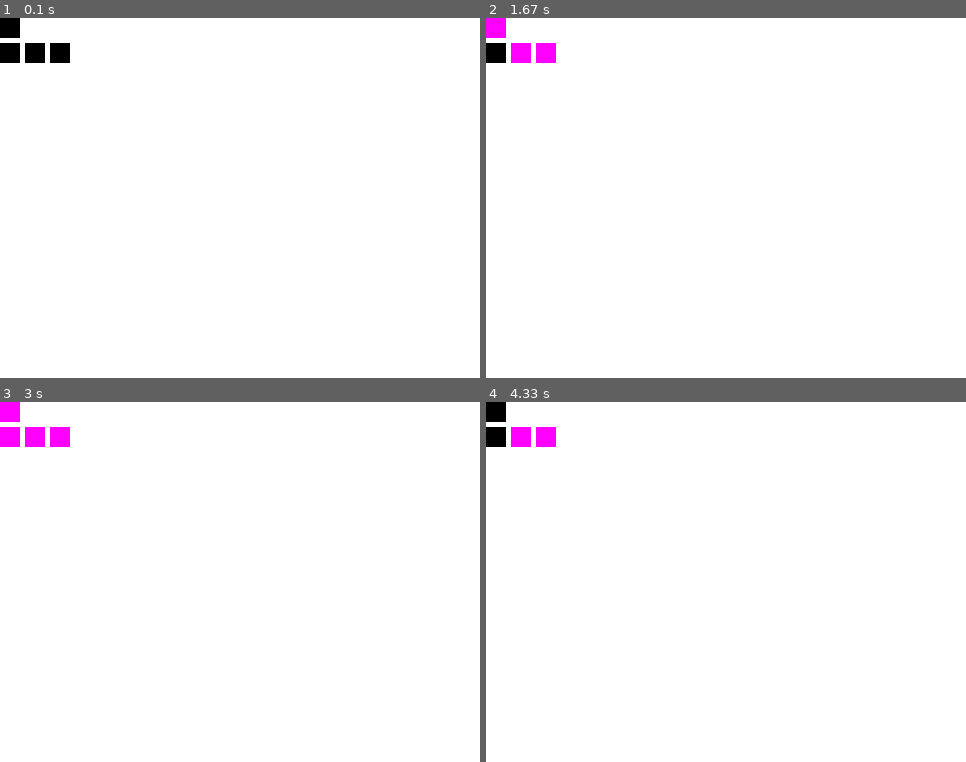
Above: before the commit, frames 1-4 (two rows, left to right).
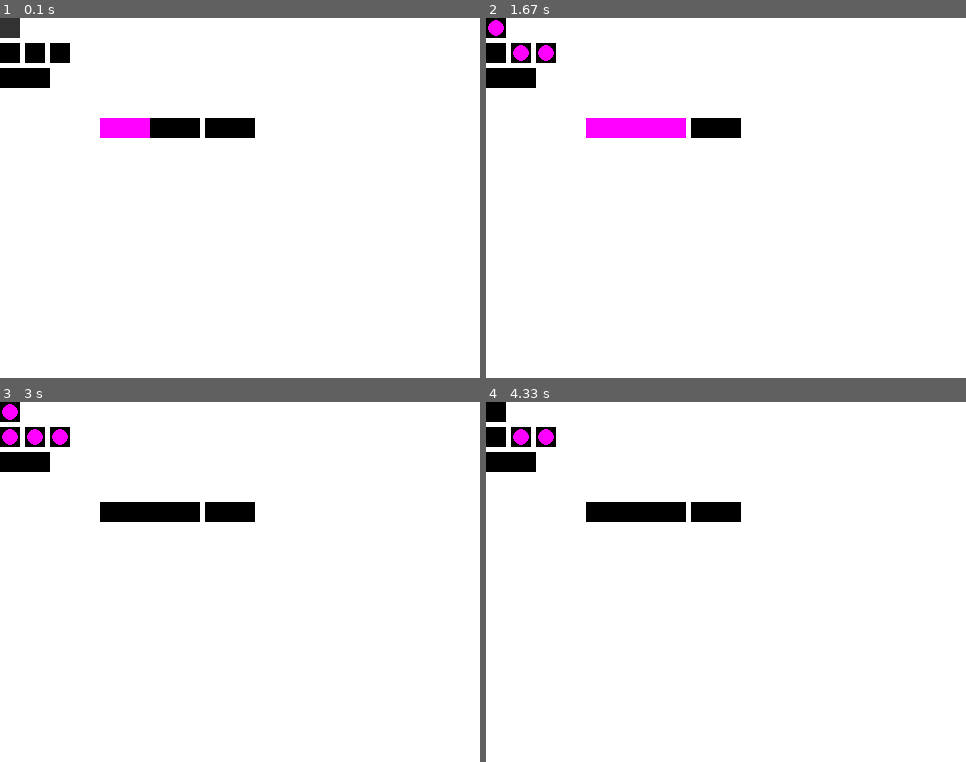
Above: after the commit, the same moments.

Repository: SebZanardo/pygame-immediate-mode-ui
Game: pygame game, started from main.py
Same seed, same stepped clock (60 frames per second), same inputs: the game is played once before the commit and once after it.
Inputs (mouse positions are in pixels of both pictures, inside the frame that each line leads up to):
- Up to frame 1 (0.1 s): no input
- Up to frame 2 (1.67 s): press the mouse at (634, 129) at 0.37 s; move the mouse to (735, 108) at 0.47 s; release the mouse at (831, 86) at 0.6 s; press the mouse at (495, 28) at 0.7 s; move the mouse to (529, 50) at 0.8 s; release the mouse at (567, 68) at 0.93 s; press the mouse at (519, 54) at 1.03 s; move the mouse to (702, 68) at 1.13 s; release the mouse at (884, 82) at 1.27 s; press the mouse at (716, 129) at 1.37 s; move the mouse to (668, 219) at 1.47 s; release the mouse at (620, 309) at 1.6 s
- Up to frame 3 (3 s): press the mouse at (33, 438) at 1.7 s; move the mouse to (220, 542) at 1.8 s; release the mouse at (408, 650) at 1.93 s; press the mouse at (9, 438) at 2.03 s; move the mouse to (148, 456) at 2.13 s; release the mouse at (292, 477) at 2.27 s; press the mouse at (148, 513) at 2.37 s; move the mouse to (120, 614) at 2.47 s; release the mouse at (96, 715) at 2.6 s; press the mouse at (33, 438) at 2.7 s; move the mouse to (129, 571) at 2.8 s; release the mouse at (220, 708) at 2.93 s
- Up to frame 4 (4.33 s): press the mouse at (495, 438) at 3.03 s; move the mouse to (606, 452) at 3.13 s; release the mouse at (721, 466) at 3.27 s; press the mouse at (543, 438) at 3.37 s; move the mouse to (639, 567) at 3.47 s; release the mouse at (730, 697) at 3.6 s; press the mouse at (543, 438) at 3.7 s; move the mouse to (591, 445) at 3.8 s; release the mouse at (634, 456) at 3.93 s; press the mouse at (495, 412) at 4.03 s; move the mouse to (586, 470) at 4.13 s; release the mouse at (673, 531) at 4.27 s

The runs differ from the first frame. In frame 1, 2.5% of the frame differs, in the area x 0-54%, y 0-34%; in frame 2, 2.7%; in frame 3, 2.8%; in frame 4, 2.6%.

Commit message:
Basic rendering and functions

Diff:
--- /dev/null
+++ b/constants.py
@@ -0,0 +1,3 @@
+WIDTH = 480
+HEIGHT = 360
+FPS = 60
--- a/globals.py
+++ b/globals.py
@@ -1,5 +1,12 @@
-window = None
-ui_context = None
-ui_style = None
-mouse_pos = None
-mouse_clicked = None
+import pygame
+import constants as c
+
+
+pygame.init()
+
+window: pygame.window.Window = pygame.display.set_mode((c.WIDTH, c.HEIGHT))
+clock: pygame.time.Clock = pygame.time.Clock()
+
+mouse_pos: pygame.Vector2 = pygame.Vector2(-1, -1)
+mouse_clicked: bool = False
+mouse_held: bool = False
--- a/main.py
+++ b/main.py
@@ -2,31 +2,21 @@
 
 import ui
 import globals as g
-
-
-WIDTH = 480
-HEIGHT = 360
-FPS = 60
+import constants as c
 
 
 def main() -> None:
-    pygame.init()
-
-    g.window = pygame.display.set_mode((WIDTH, HEIGHT))
-    clock = pygame.time.Clock()
     pygame.display.set_caption("immediate-mode-ui")
-
-    g.ui_style = ui.StyleUI()
-    g.ui_context = ui.ContextUI()
 
     toggle1 = [False]
     toggle2 = [False]
     toggle3 = [False]
+    slider = [50]
 
     running = True
 
     while running:
-        clock.tick(FPS)
+        g.clock.tick(c.FPS)
 
         g.mouse_pos = pygame.mouse.get_pos()
         g.mouse_clicked = False
@@ -37,6 +27,9 @@
                 running = False
             if event.type == pygame.MOUSEBUTTONDOWN and event.button == 1:
                 g.mouse_clicked = True
+                g.mouse_held = True
+            if event.type == pygame.MOUSEBUTTONUP and event.button == 1:
+                g.mouse_held = False
 
         g.window.fill((255, 255, 255))
 
@@ -47,6 +40,12 @@
         ui.im_checkbox("checkbox", toggle3)
         ui.im_same_line()
         ui.im_checkbox("checkbox", toggle3)
+        ui.im_button("hello world!")
+        ui.im_set_next_position(100, 100)
+        ui.im_slider("sliiiideerr", slider, 0, 100)
+        ui.im_same_line()
+        ui.im_same_line()
+        ui.im_button("hello world!")
 
         pygame.display.flip()
 
--- a/ui.py
+++ b/ui.py
@@ -18,10 +18,10 @@
     padding_x: int = 5
     padding_y: int = 5
 
-    background_colour = (0, 0, 0)
-    hovered_colour = (50, 50, 50)
-    clicked_colour = (200, 200, 200)
-    text_colour = (255, 0, 255)
+    background_colour: Colour = (0, 0, 0)
+    hovered_colour: Colour = (50, 50, 50)
+    clicked_colour: Colour = (200, 200, 200)
+    text_colour: Colour = (255, 0, 255)
 
 
 @dataclass(slots=True)
@@ -30,33 +30,36 @@
     ry: int = 0
 
     # To track selected element for keyboard input and sliders
-    id: int = 0
+    current_id: int = 0
 
     # Where to render next element
     x: int = 0
     y: int = 0
 
     # Stored incase you want the next element to sit next to the current one
+    tracked_id: int = -1
     last_x: int = 0
     last_y: int = 0
 
     def bbox(self, width: int, height: int) -> Bbox:
         rect = (
-                g.ui_context.x,
-                g.ui_context.y,
+                self.x,
+                self.y,
                 width,
                 height
             )
 
-        g.ui_context.last_x = g.ui_context.x + width + g.ui_style.padding_x
-        g.ui_context.last_y = g.ui_context.y
-
-        g.ui_context.x = g.ui_context.rx
-        g.ui_context.y += height + g.ui_style.padding_y
+        self.last_x = self.x + width + style.padding_x
+        self.last_y = self.y
+
+        self.x = self.rx
+        self.y += height + style.padding_y
+
+        self.current_id += 1
 
         return rect
 
-    def interact(self, bbox: Bbox) -> tuple[bool, bool, bool]:
+    def interact(self, bbox: bbox) -> tuple[bool, bool, bool]:
         mx, my = g.mouse_pos
         x, y, w, h = bbox
 
@@ -64,63 +67,149 @@
         clicked = False
         held = False
 
-        if mx >= x and my >= y and mx <= x + w and my <= y + h:
+        if self.tracked_id == self.current_id:
+            if g.mouse_held:
+                held = True
+            else:
+                held = False
+                self.tracked_id = -1
+
+        elif mx >= x and my >= y and mx <= x + w and my <= y + h:
             hovered = True
-            if g.mouse_clicked:
+            if g.mouse_clicked and self.tracked_id == -1:
                 clicked = True
+                self.tracked_id = self.current_id
 
         return hovered, clicked, held
 
 
+# GLOBALS #####################################################################
+style = StyleUI()
+context = ContextUI()
+###############################################################################
+
+
 def im_button(label: str) -> bool:
-    rect = g.ui_context.bbox(*g.ui_style.button_dim)
-    hovered, clicked, held = (False, False, False)
+    bbox = context.bbox(*style.button_dim)
+    hovered, clicked, held = context.interact(bbox)
+    pygame.draw.rect(
+        g.window,
+        style.background_colour,
+        bbox
+    )
+    if clicked:
+        # pygame.draw.rect(
+        #     g.window,
+        #     style.clicked_colour,
+        #     bbox
+        # )
+        pass
+    elif held:
+        pygame.draw.rect(
+            g.window,
+            style.clicked_colour,
+            bbox
+        )
+    elif hovered:
+        pygame.draw.rect(
+            g.window,
+            style.hovered_colour,
+            bbox
+        )
+
     return clicked
 
 
 def im_checkbox(label: str, value: list[bool]) -> bool:
-    bbox = g.ui_context.bbox(*g.ui_style.checkbox_dim)
-
-    hovered, clicked, held = g.ui_context.interact(bbox)
+    bbox = context.bbox(*style.checkbox_dim)
+    hovered, clicked, held = context.interact(bbox)
+
+    pygame.draw.rect(
+        g.window,
+        style.background_colour,
+        bbox
+    )
 
     if clicked:
         value[0] = not value[0]
-
-    # TODO: Draw loaded assets here not shapes
-    pygame.draw.rect(
-        g.window,
-        g.ui_style.background_colour,
+        # pygame.draw.rect(
+        #     g.window,
+        #     style.clicked_colour,
+        #     bbox
+        # )
+        pass
+    elif held:
+        pygame.draw.rect(
+            g.window,
+            style.clicked_colour,
+            bbox
+        )
+    elif hovered:
+        pygame.draw.rect(
+            g.window,
+            style.hovered_colour,
+            bbox
+        )
+
+    if value[0]:
+        pygame.draw.circle(
+            g.window,
+            style.text_colour,
+            (bbox[0] + bbox[2] // 2, bbox[1] + bbox[3] // 2),
+            8
+        )
+
+    return clicked
+
+
+def im_slider(label: str, value: list[float], lo: float, hi: float) -> bool:
+    bbox = context.bbox(*style.slider_dim)
+    hovered, clicked, held = context.interact(bbox)
+    pygame.draw.rect(
+        g.window,
+        style.background_colour,
         bbox
     )
-
-    if value[0]:
-        pygame.draw.rect(
-            g.window,
-            g.ui_style.text_colour,
-            bbox
-        )
+    if held:
+        value[0] = g.mouse_pos[0] - bbox[0]
+        value[0] = min(max(value[0], lo), hi)
+        pygame.draw.rect(
+            g.window,
+            style.clicked_colour,
+            bbox
+        )
+    elif hovered:
+        pygame.draw.rect(
+            g.window,
+            style.hovered_colour,
+            bbox
+        )
+
+    pygame.draw.rect(
+        g.window,
+        style.text_colour,
+        (
+            bbox[0],
+            bbox[1],
+            value[0] / hi * style.slider_dim[0],
+            bbox[3]
+        )
+    )
 
     return clicked
 
 
-def im_slider(label: str, value: list[float], lo: float, hi: float) -> bool:
-    rect = g.ui_context.bbox(*g.ui_style.slider_dim)
-
-    hovered, clicked, held = (False, False, False)
-
-    return clicked
-
-
 def im_same_line() -> None:
-    g.ui_context.x = g.ui_context.last_x
-    g.ui_context.y = g.ui_context.last_y
+    context.x = context.last_x
+    context.y = context.last_y
 
 
 def im_set_next_position(x: int, y: int) -> None:
-    g.ui_context.x = x
-    g.ui_context.y = y
+    context.x = x
+    context.y = y
 
 
 def im_reset_position() -> None:
-    g.ui_context.x = g.ui_context.rx
-    g.ui_context.y = g.ui_context.ry
+    context.x = context.rx
+    context.y = context.ry
+    context.current_id = 0
